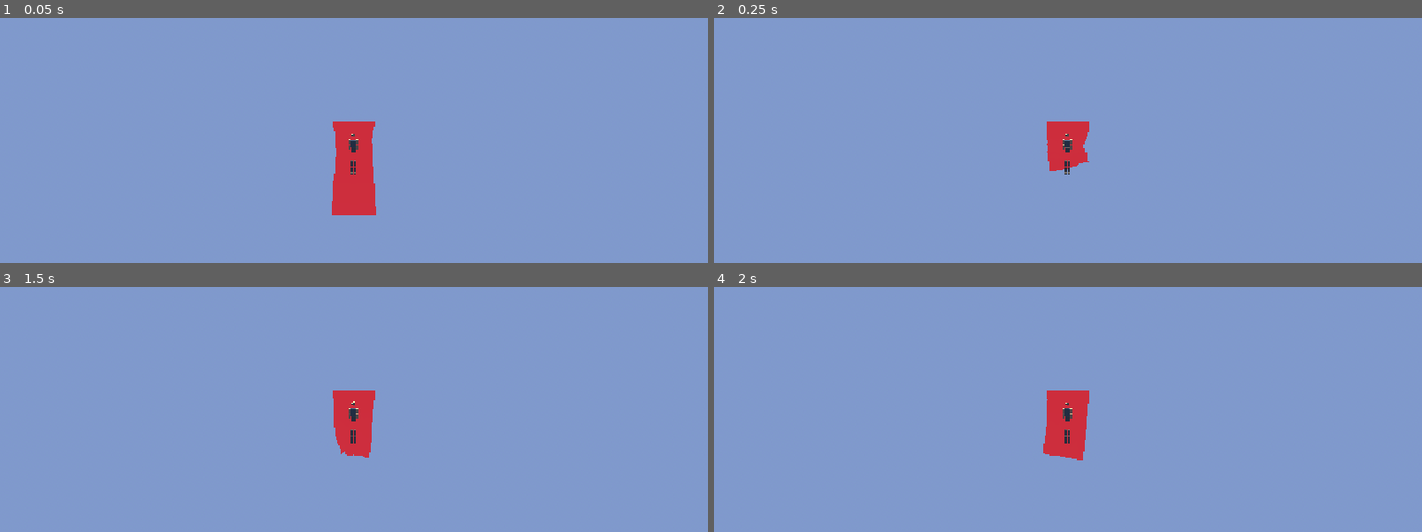
Above: before the commit, frames 1-4 (two rows, left to right).
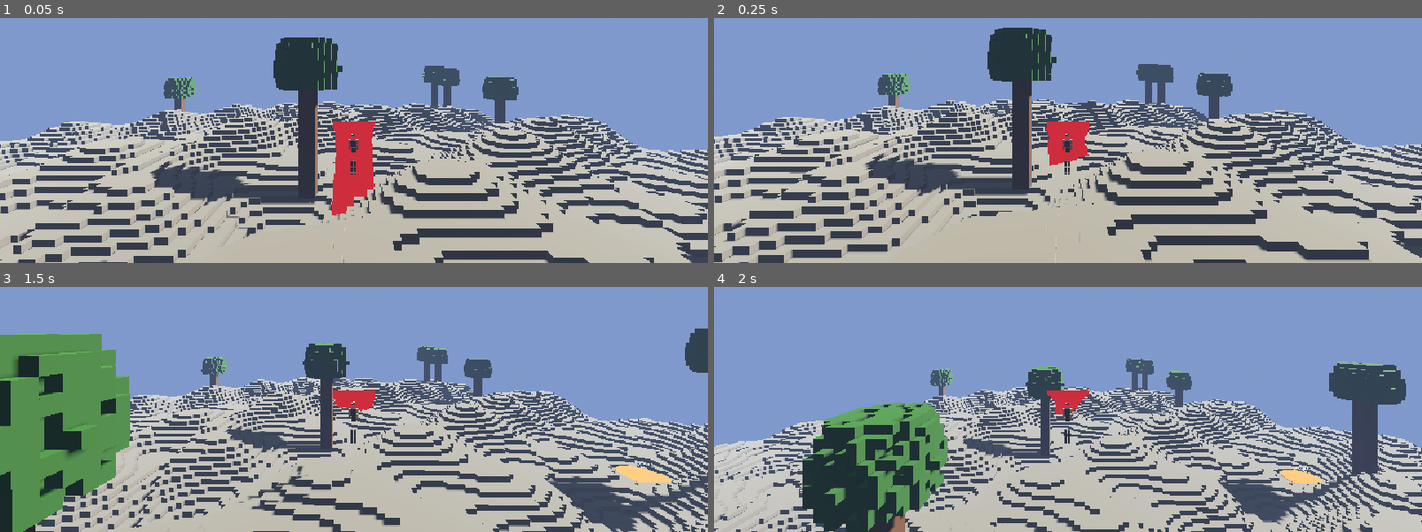
Above: after the commit, the same moments.

Repository: ahmadmuteen64-droid/Ashfall
Game: Godot game, scene res://scenes/world/main.tscn
Two runs of this game, one before a commit and one after it. Both use one fixed random seed, a clock stepped at 60 frames per second and the inputs below.
Inputs (mouse positions are in pixels of both pictures, inside the frame that each line leads up to):
- Up to frame 1 (0.05 s): no input
- Up to frame 2 (0.25 s): no input
- Up to frame 3 (1.5 s): tap Enter at 0.5 s; move the mouse to (389, 331) at 0.52 s; hold E (interact) 0.53-1.28 s; hold S (move_forward) from 0.53 s (still down); click (389, 331) at 0.67 s; tap Space (jump) at 0.77 s; move the mouse to (318, 333) at 1.27 s; tap J (journal) at 1.35 s
- Up to frame 4 (2 s): keep holding S (move_forward); tap Space (jump) at 1.52 s

The runs differ from the first frame. In frame 1, 61% of the frame differs, in the area x 0-100%, y 7-100%; in frame 2, 63%, in the area x 0-100%, y 3-100%; in frame 3, 62%; in frame 4, 52%.

Commit message:
fix: player spawn on island surface + unfreeze physics
- Spawn at (25.6, 15, 25.6) — above forest island center (was 68 units high from old Ember)
- Remove set_physics_process(false) — player can move after generation completes

Co-Authored-By: Claude <noreply@anthropic.com>

Diff:
--- a/scenes/world/main.tscn
+++ b/scenes/world/main.tscn
@@ -45,7 +45,7 @@
 shadow_enabled = true
 
 [node name="Player" parent="." unique_id=153334260 instance=ExtResource("2_player")]
-transform = Transform3D(1, 0, 0, 0, 1, 0, 0, 0, 1, 16, 68, 16)
+transform = Transform3D(1, 0, 0, 0, 1, 0, 0, 0, 1, 25.6, 15, 25.6)
 
 [node name="InteractionSensor" type="Area3D" parent="Player" unique_id=491842941]
 script = ExtResource("4_sensor")
@@ -72,6 +72,3 @@
 script = ExtResource("16_ecology")
 
 [node name="VoxelWorld" parent="." unique_id=385079801 instance=ExtResource("17_5bu78")]
-chunks_x = null
-chunks_y = null
-chunks_z = null
--- a/scripts/systems/main.gd
+++ b/scripts/systems/main.gd
@@ -5,9 +5,6 @@
 
 func _ready() -> void:
 	set_process(true)
-	# Freeze player until voxel world is ready
-	var p := get_node_or_null("Player")
-	if p: p.set_physics_process(false)
 	print("MAIN_OK")
 
 
